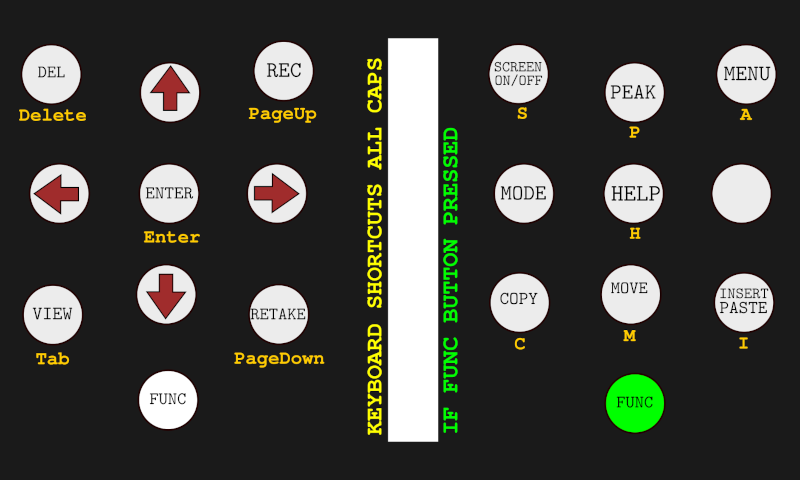
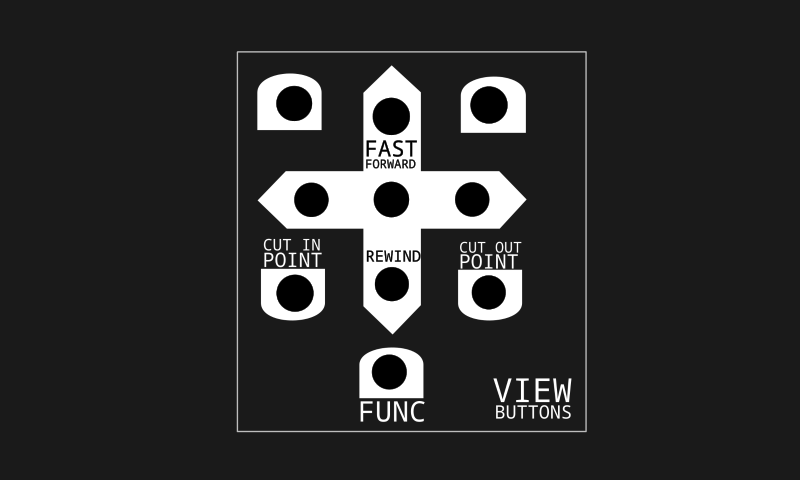
Comparing the layer stacks of the two 800×480 images. Changes:
hid "buttons.png" over [18, 38, 778, 442]
added layer "gonzopi-buttons-view-help.png" above "Layer" over [236, 51, 587, 433]
